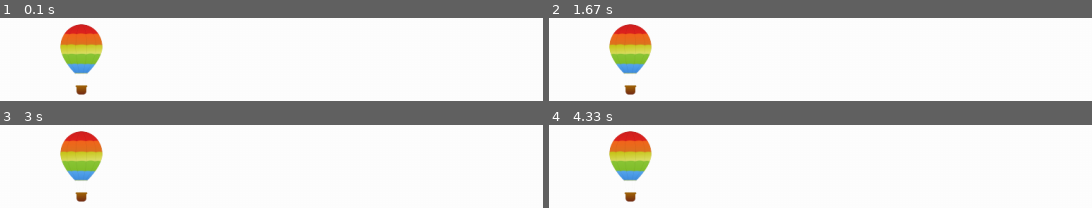
Above: before the commit, frames 1-4 (two rows, left to right).
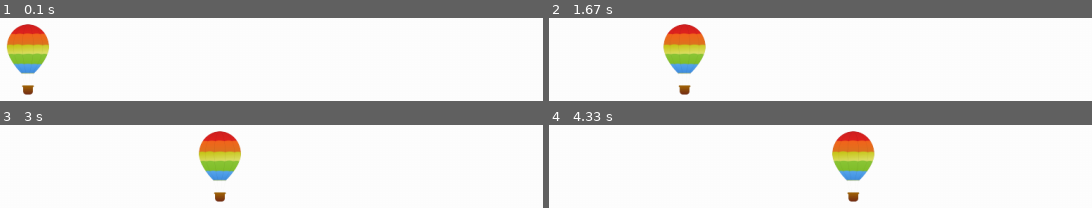
Above: after the commit, the same moments.

Repository: hogt1/vg3_pygame
Game: pygame game, started from game.py
Same seed, same stepped clock (60 frames per second), same inputs: the game is played once before the commit and once after it.
Inputs:
- Up to frame 1 (0.1 s): no input
- Up to frame 2 (1.67 s): no input
- Up to frame 3 (3 s): no input
- Up to frame 4 (4.33 s): no input

The runs differ from the first frame. In frame 1, 7.7% of the frame differs, in the area x 1-19%, y 7-93%; in frame 2, 7.7%; in frame 3, 7.7%; in frame 4, 7.7%, in the area x 11-61%, y 7-93%.

Commit message:
Flytter seg

Diff:
--- a/game.py
+++ b/game.py
@@ -24,7 +24,17 @@
 ballon_1_fit_rect = ballon_1.get_rect().fit(object_rect)
 print(ballon_1_fit_rect.size)
 
+
+step = 3
+dir = 1
+x = 0
+
 while True:
+    x += step*dir
+    if x >= surface.get_rect().width - ballon_1_fit_rect.width:
+        dir = -1
+    elif x <= 0:
+        dir = 1
     pygame.event.pump()
     for event in pygame.event.get():
         if event.type == QUIT:
@@ -32,6 +42,6 @@
             sys.exit()
     surface.fill((255, 255, 255))
     screen.blit(surface, (0,0))
-    screen.blit(pygame.transform.smoothscale(ballon_1, ballon_1_fit_rect.size), (100,100))
+    screen.blit(pygame.transform.smoothscale(ballon_1, ballon_1_fit_rect.size), (x,100))
     pygame.display.flip()
     pygame.display.update()
